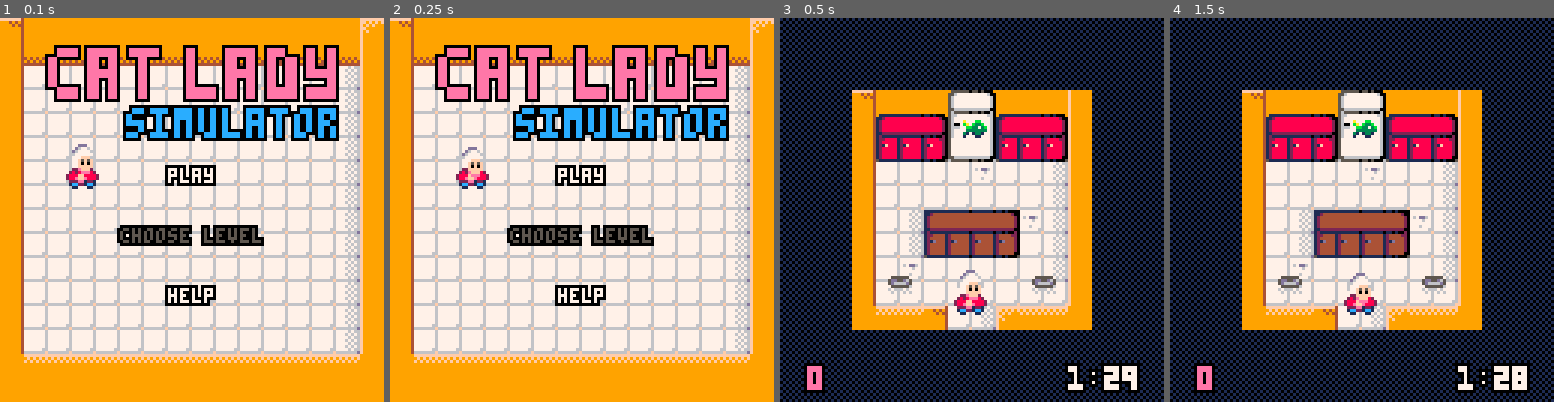
Above: before the commit, frames 1-4 (left to right).
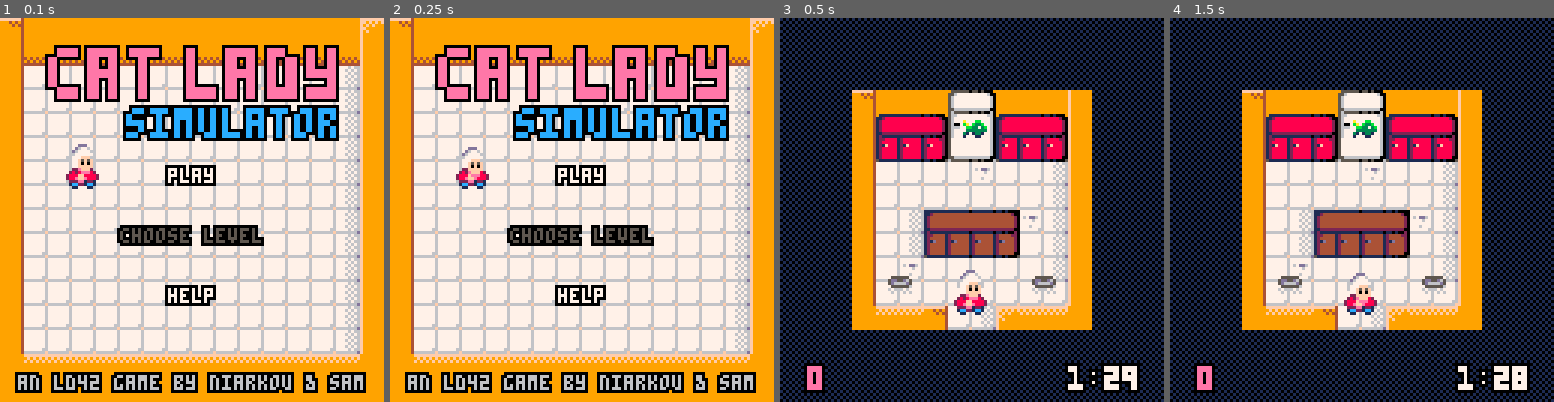
Above: after the commit, the same moments.

Repository: escargames/Cat-Lady-Simulator
Game: PICO-8 cartridge catlady.p8
The game is run twice, just before and just after one commit, with the same random seed, the same clock (stepped at 60 frames per second) and the same inputs.
Inputs:
- Up to frame 1 (0.1 s): no input
- Up to frame 2 (0.25 s): no input
- Up to frame 3 (0.5 s): tap O (Z key) at 0.33 s
- Up to frame 4 (1.5 s): tap O (Z key) at 0.7, 1.43 s; tap X (X key) at 1.07 s

The runs differ from the first frame. In frame 1, 4.2% of the frame differs, in the area x 3-96%, y 92-98%; in frame 2, 4.2%; in frame 3, nothing differs; in frame 4, nothing differs.

Commit message:
Subtitle.

Diff:
--- a/catlady.p8
+++ b/catlady.p8
@@ -704,6 +704,7 @@
     else
         cprint("help", 90, 7)
     end
+    cprint("an ld42 game by niarkou & sam", 119, 6)
 end
 
 function draw_chooselevel()
